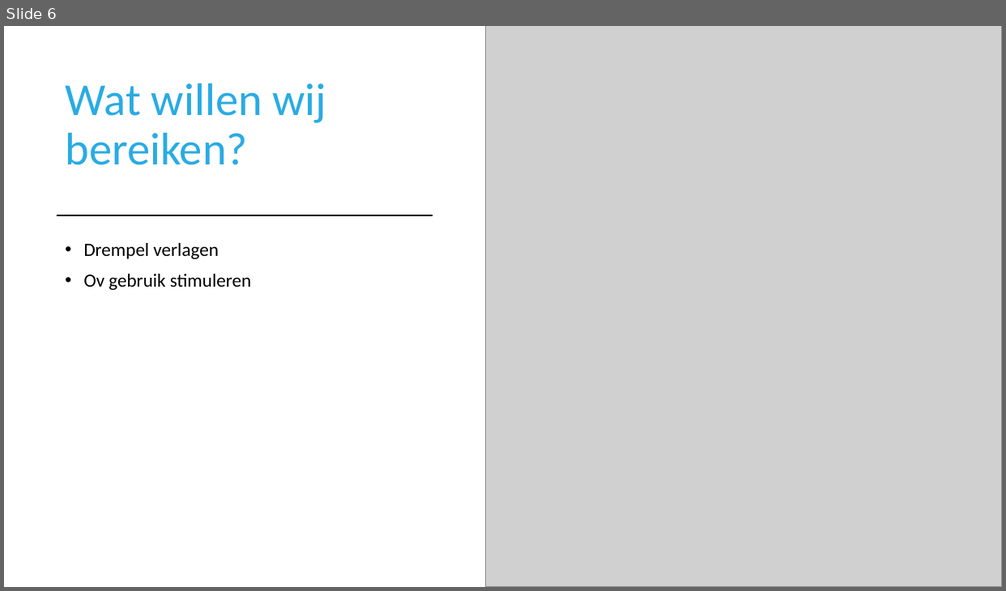
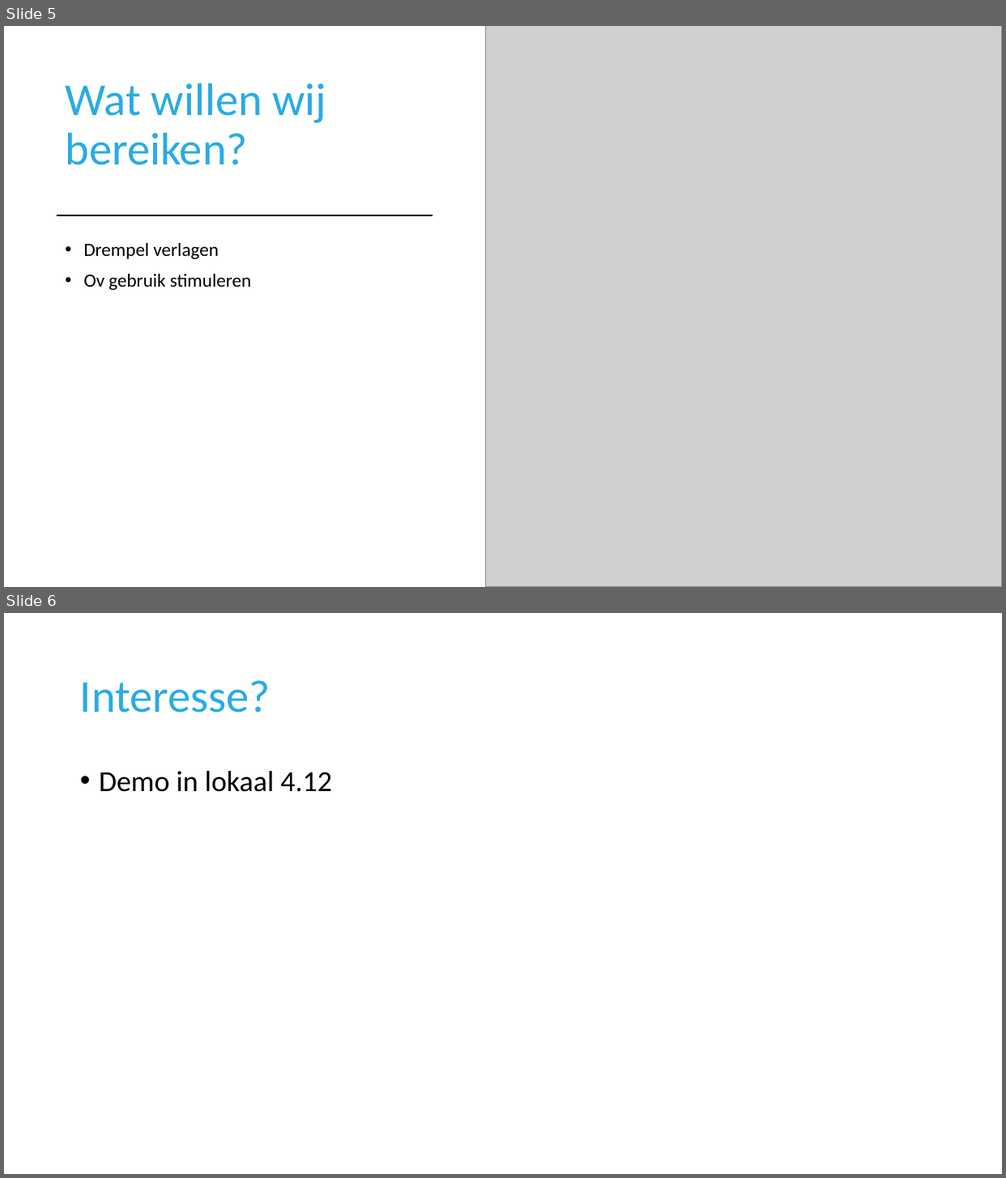
Before and after one commit to LuukdeKinderen/S1Proftaak2, a slide deck: pitch.pptx. Shown one above the other, each under a label of ours: slide 6 before the commit, slides 5 and 6 after it. The pictures are 1006x591 and 1006x1178 pixels, drawn with LibreOffice and Linux fonts; fonts in the diff are those of the drawing; grey boxes stand for pictures. Boxes give left, top, right and bottom in pixels: in the first picture for what was removed or moved away, otherwise in the second. Text is boxed around its words. In the diff, an @@ line names an element or a change of style, - is before the commit and + after.

```diff
--- a/pitch.pptx
+++ b/pitch.pptx
@@ slide 6 added at box(4, 613, 1002, 1174), background #FFFFFF @@
@@ title added at box(80, 680, 270, 713), 44 pt, text #29ABE3 @@
+Interesse?
@@ text added at box(99, 771, 332, 792), 28 pt, text #000000 @@
+• Demo in lokaal 4.12
@@ what was slide 6 is now slide 5 @@
```
Also in this commit, not shown: 2 slides changed, 1 slide removed, 8 other files.
